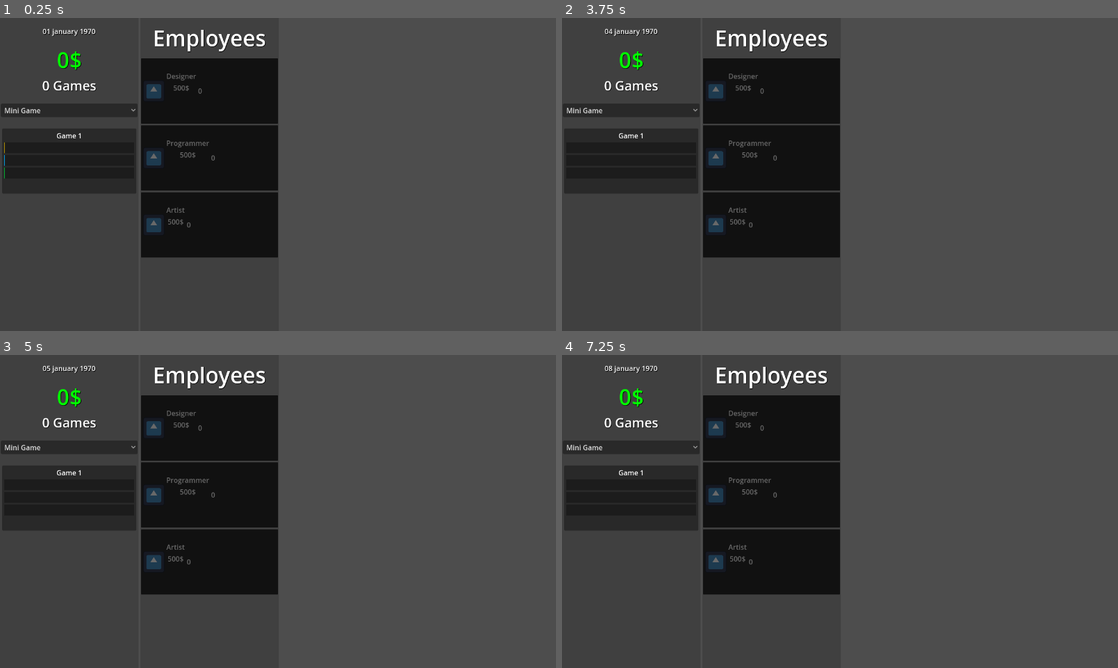
Above: before the commit, frames 1-4 (two rows, left to right).
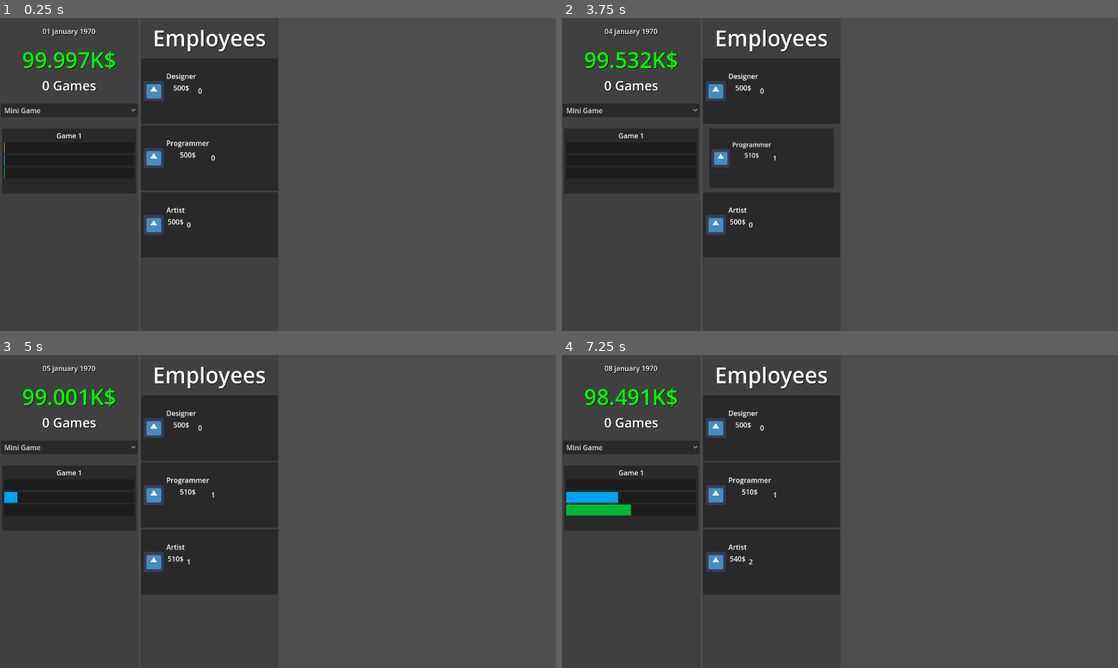
Above: after the commit, the same moments.

Repository: lolo111channel/GameDevClicker
Game: Godot game, scene res://Levels/level.tscn
Two runs of this game, one before a commit and one after it. Both use one fixed random seed, a clock stepped at 60 frames per second and the inputs below. The engine's default icon, where the game draws it, is replaced by a stand-in: a white triangle on a blue panel in a dark square.
Inputs (mouse positions are in pixels of both pictures, inside the frame that each line leads up to):
- Up to frame 1 (0.25 s): no input
- Up to frame 2 (3.75 s): click "Mini Game" at 0.5 s; click "Mini Game" at 1.25 s; click "Mini Game" at 2 s; tap Enter at 2.75 s; move the mouse to (773, 89) at 2.77 s; click (773, 89) at 2.92 s; tap Space at 3.5 s; move the mouse to (773, 158) at 3.52 s; click (773, 158) at 3.67 s
- Up to frame 3 (5 s): move the mouse to (211, 561) at 4.27 s; click (211, 561) at 4.42 s
- Up to frame 4 (7.25 s): tap Enter at 5, 6.5 s; move the mouse to (812, 574) at 5.02 s; click (812, 574) at 5.17 s; tap Space at 5.75 s; move the mouse to (1006, 558) at 5.77 s; click (1006, 558) at 5.92 s; move the mouse to (673, 464) at 6.52 s; click (673, 464) at 6.67 s

The runs differ from the first frame. In frame 1, 1.7% of the frame differs, in the area x 4-50%, y 10-77%; in frame 2, 2.6%; in frame 3, 1.8%; in frame 4, 2.4%.

Commit message:
Size of game

Diff:
--- a/Scripts/Game/Game.gd
+++ b/Scripts/Game/Game.gd
@@ -147,3 +147,5 @@
 func set_current_size_of_game(id : int) -> void:
 	current_size_of_game = get_size_of_game(id)
 	required_points = current_size_of_game.required_points
+	min_earnings = current_size_of_game.min_earnings
+	max_earnings = current_size_of_game.max_earnings
--- a/Scripts/Player/Player.gd
+++ b/Scripts/Player/Player.gd
@@ -1,6 +1,6 @@
 class_name Player extends Node2D
 
-var money : int = 0
+var money : int = 100000
 var making_current_game : Game
 var created_games : Array[Dictionary] = [
 
@@ -12,12 +12,17 @@
 	programming = 1
 }
 
+var current_index_of_size_of_game : int = 0
+
 func _process(delta) -> void:
 	if !making_current_game:
 		making_current_game = Game.new()
 		making_current_game.game_name = "Game %s" % [created_games.size() + 1]
 
 		get_parent().add_child(making_current_game)
+
+	if is_instance_valid(making_current_game):
+		making_current_game.set_current_size_of_game(current_index_of_size_of_game)
 
 	if making_current_game.is_finished_game():
 		var made_game = making_current_game.finish_game()
--- a/Scripts/UI/SizeofGameButton.gd
+++ b/Scripts/UI/SizeofGameButton.gd
@@ -2,14 +2,17 @@
 
 @export var player_ui : PlayerUI
 var workers : Workers
+var player : Player
 
 var sizes_of_game : Array[Dictionary] = []
 var workers_needed : Array[int] = []
 
+var new_size : bool = false
+
 func _ready() -> void:
-
 	if player_ui:
 		workers = player_ui.get_workers()
+		player = player_ui.get_player()
 
 	var new_game : Game = Game.new()
 	sizes_of_game = new_game.sizes_of_game
@@ -20,11 +23,30 @@
 		workers_needed.append(i.workers_needed)
 
 func _process(delta) -> void:
+	pivot_offset = Global.center_pivot_offset(size)
 
 	if workers != null:
 		for i in workers_needed.size():
 			if workers_needed[i] != -1:
 				if workers.get_workers_count() >= workers_needed[i]:
 					add_item(sizes_of_game[i].name)
+					new_size = true
+					workers_needed[i] = -1
 
-					workers_needed[i] = -1
+					if i == 0:
+						new_size = false
+
+	if new_size:
+		var tween : Tween = create_tween()
+		tween.tween_property(self,"scale",Vector2(0.85,0.85),0.8)
+		tween.tween_property(self,"scale",Vector2(1,1),0.5)
+
+
+func _on_item_selected(index):
+	if player != null:
+		player.current_index_of_size_of_game = index
+
+	new_size = false
+
+func _on_pressed():
+	new_size = false
--- a/Scripts/UI/ui.tscn
+++ b/Scripts/UI/ui.tscn
@@ -184,3 +184,6 @@
 layout_mode = 2
 role_name = "Artist"
 player_ui = NodePath("../../../../../../..")
+
+[connection signal="item_selected" from="GridContainer/GameCreator/ScrollContainer/VBoxContainer/GridContainer/SizeOfGameContainer/SizeofGameButton" to="GridContainer/GameCreator/ScrollContainer/VBoxContainer/GridContainer/SizeOfGameContainer/SizeofGameButton" method="_on_item_selected"]
+[connection signal="pressed" from="GridContainer/GameCreator/ScrollContainer/VBoxContainer/GridContainer/SizeOfGameContainer/SizeofGameButton" to="GridContainer/GameCreator/ScrollContainer/VBoxContainer/GridContainer/SizeOfGameContainer/SizeofGameButton" method="_on_pressed"]
